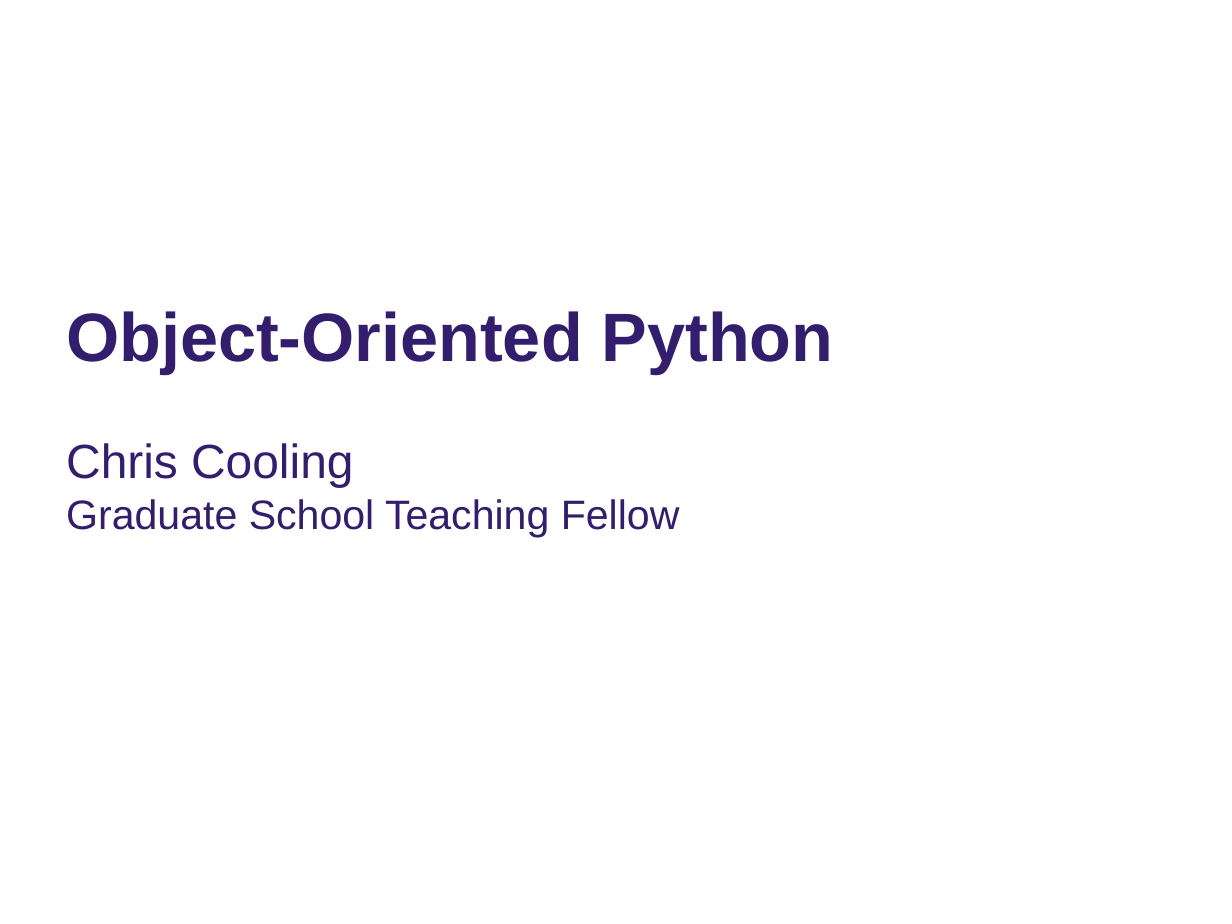
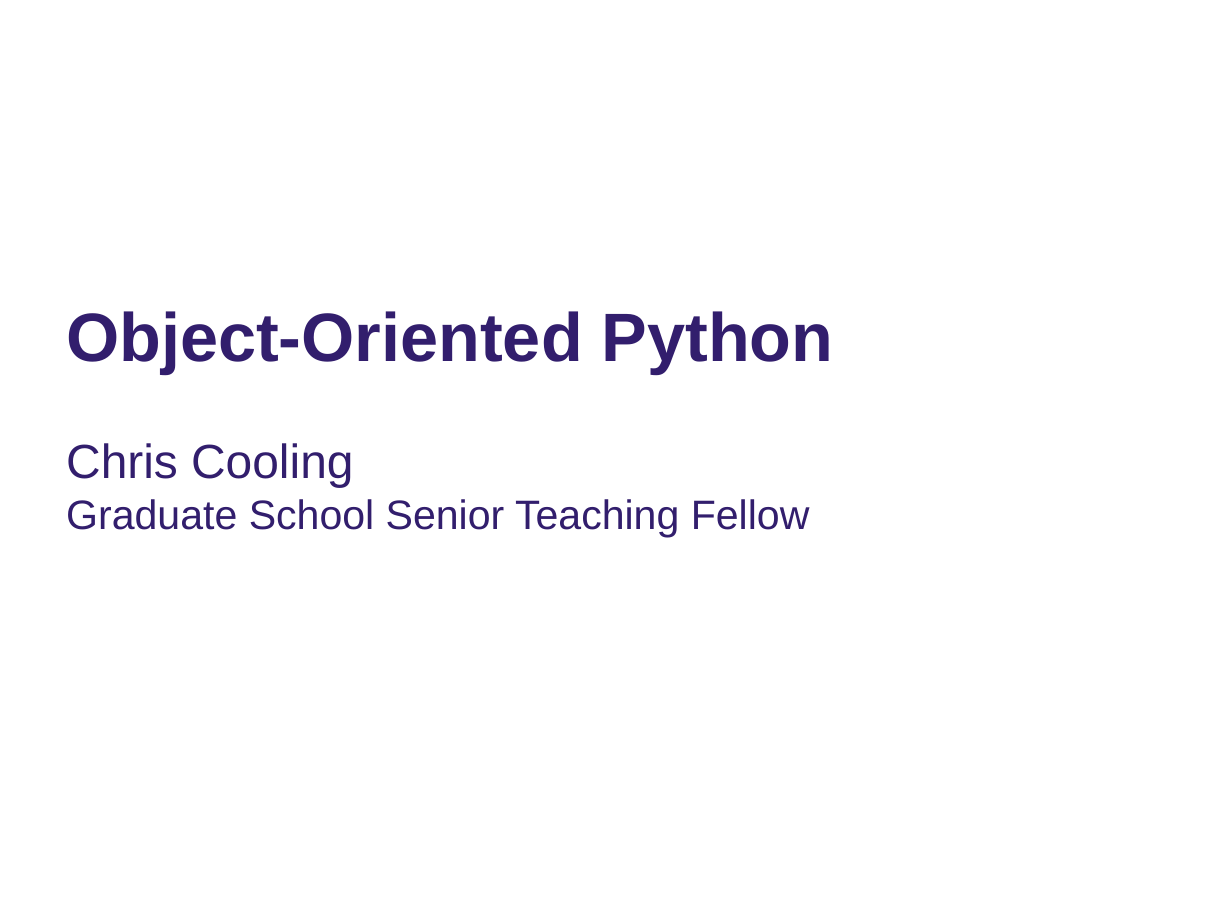
Before and after one commit to ImperialCollegeLondon/RCDS-object-oriented-python, a slide deck: slide 1 of Object-Oriented Python Slides.pptx. Drawn at 1232x924 pixels with LibreOffice and Linux fonts; fonts in the diff are those of the drawing; background and template pictures are left out. Boxes give left, top, right and bottom in pixels: in the first picture for what was removed or moved away, otherwise in the second. Text is boxed around its words. In the diff, an @@ line names an element or a change of style, - is before the commit and + after.

```diff
--- a/Object-Oriented Python Slides.pptx
+++ b/Object-Oriented Python Slides.pptx
@@ subtitle at (66,499,810,537): text changed @@
-Graduate School Teaching Fellow
+Graduate School Senior Teaching Fellow
```
Also in this commit, not shown: 2 other slides changed.
